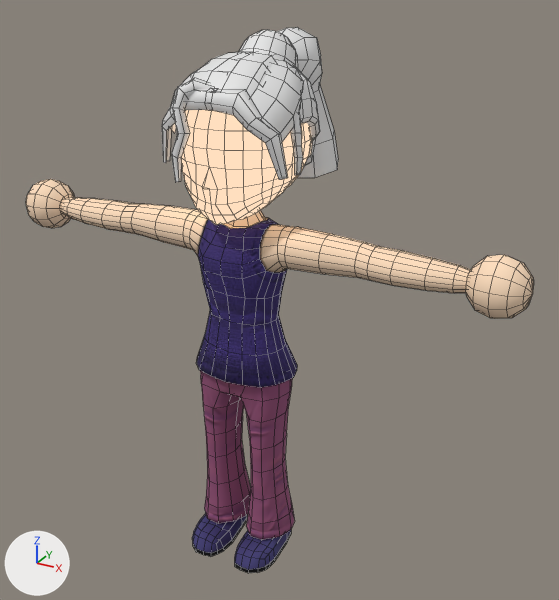
Renders of the Blender file Assets/Player/Art/PlayerCharacter.blend from each side of a commit.
Before and after are seen from a 50 mm lens placed at (2.57, -4.17, 4.14), pointed at (0.07, 0.38, 1.87). The axes (+X, +Y, +Z) are drawn at lower left. The lights are the same throughout. Mesh edges are drawn as thin lines.

Before the edit, the objects in view are built like this:
```python
me_circle_006 = bpy.data.meshes.new('Circle.006')
me_circle_006.from_pydata(...)  # 502 vertices, 442 faces; spans x 0.0..1.89, y -0.39..0.29, z 0.0..2.73
me_circle_006.materials.append(mat_body)
me_plane = bpy.data.meshes.new('Plane')
me_plane.from_pydata(...)  # 162 vertices, 159 faces; spans x 0.0..0.428, y -0.43..0.475, z 2.629..3.547
me_plane.polygons.foreach_set('use_smooth', [True] * 159)
me_plane.materials.append(mat_head)
me_plane_001 = bpy.data.meshes.new('Plane.001')
me_plane_001.from_pydata(...)  # 116 vertices, 77 faces; spans x -0.092..0.441, y -0.317..0.515, z 2.806..3.621
me_plane_001.polygons.foreach_set('use_smooth', [True] * 77)
me_plane_001.materials.append(mat_hair_solid)  # white #e7e7e7
ob_body_output = bpy.data.objects.new('Body_output', me_circle_006)
ob_body_output.location = (0.0, 0.0, 0.0)
_m = ob_body_output.modifiers.new('Mirror', 'MIRROR')
ob_hair_solid = bpy.data.objects.new('Hair_Solid', me_plane_001)
ob_hair_solid.parent = ob_head
ob_hair_solid.location = (0.0, 0.0, 0.0)
_m = ob_hair_solid.modifiers.new('Mirror', 'MIRROR')
ob_head = bpy.data.objects.new('Head', me_plane)
ob_head.location = (0.0, 0.0, 0.0)
_m = ob_head.modifiers.new('Mirror', 'MIRROR')
# also in view: 'Hair_Fade' at (0.07, 0.34, 3.23); 'Hair_Fade_Bangs' at (0.0, -0.28, 3.21); 'Hair_Solid_Tie' at (0.0, 0.34, 3.55)
```
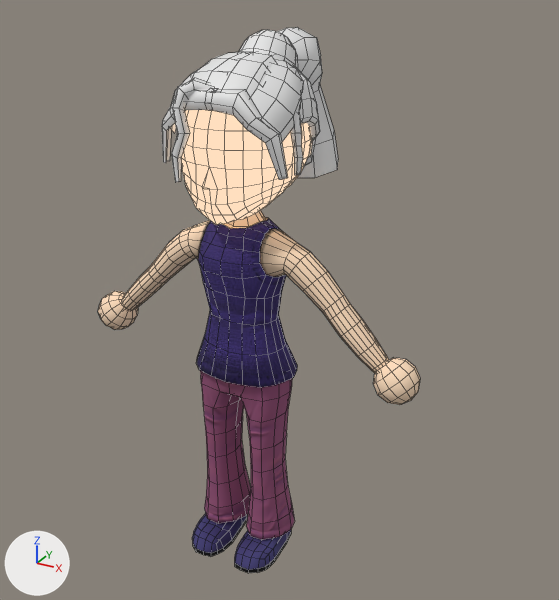
Pixel boxes (x1, y1, x2, y2) of what changed, in the pictures (559 x 600 px; the box of a moved part takes in the faces that stretch with it):
'Body_output', reshaped (37% narrower, 8% shorter): before (26, 179, 534, 573); after (98, 210, 420, 573)
part 1 of me_circle_006, moved or reshaped: before (26, 179, 534, 319); after (98, 291, 420, 405)
part 2 of me_circle_006, moved or reshaped: before (62, 197, 471, 298); after (121, 218, 389, 373)

The change, as a diff of the scene's bpy script:
```diff
--- a/Assets/Player/Art/PlayerCharacter.blend.py
+++ b/Assets/Player/Art/PlayerCharacter.blend.py
@@ me_circle_006 @@
 # used by ob_body_output; location = (0.0, 0.0, 0.0)
-me_circle_006.from_pydata(...)  # 502 vertices, 442 faces; spans x 0.0..1.89, y -0.39..0.29, z 0.0..2.73
+me_circle_006.from_pydata(...)  # 502 vertices, 442 faces; spans x 0.0..1.28, y -0.39..0.29, z 0.0..2.73
+# me_circle_006 part 1: the loose piece of 62 vertices spanning x 1.52..1.89, y -0.19..0.19, z 2.25..2.63 is turned 45 degrees about the y axis through its middle and scaled by 0.8, then moved by (-0.57, 0.0, -0.77)
+# me_circle_006 part 2: 177 of 502 vertices moved; they spanned x 0.18..1.56, y -0.17..0.17, z 2.27..2.58 and now span x 0.18..1.1, y -0.17..0.17, z 1.67..2.55; mean shift (-0.18, 0.0, -0.33); largest move (1.56, 0.0, 2.5) -> (1.1, 0.0, 1.74)
 me_circle_006.materials.append(mat_body)
```
